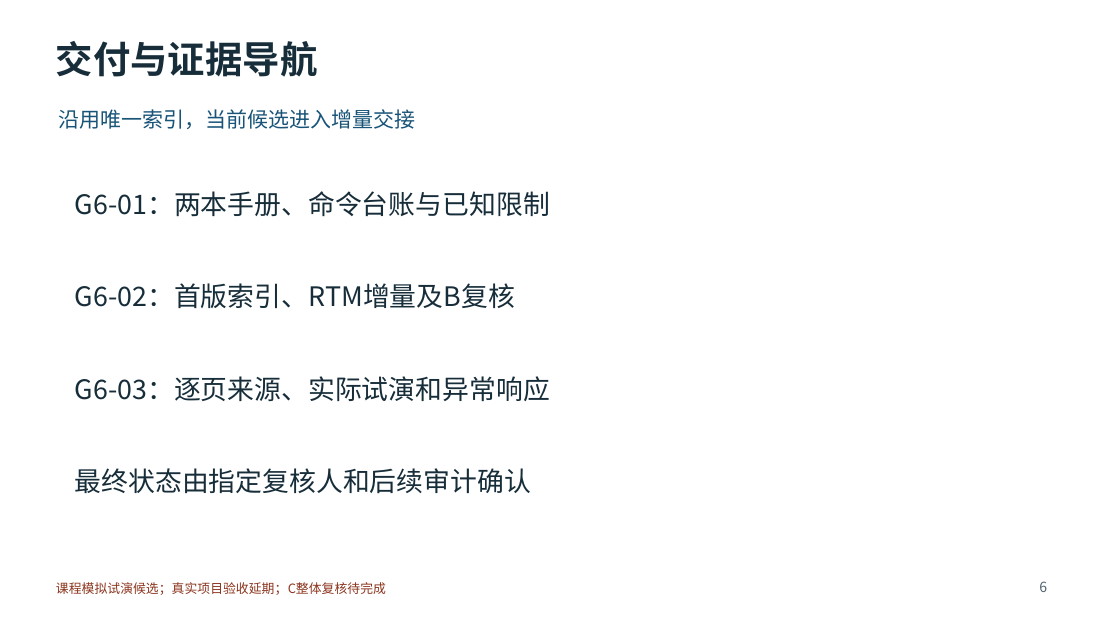
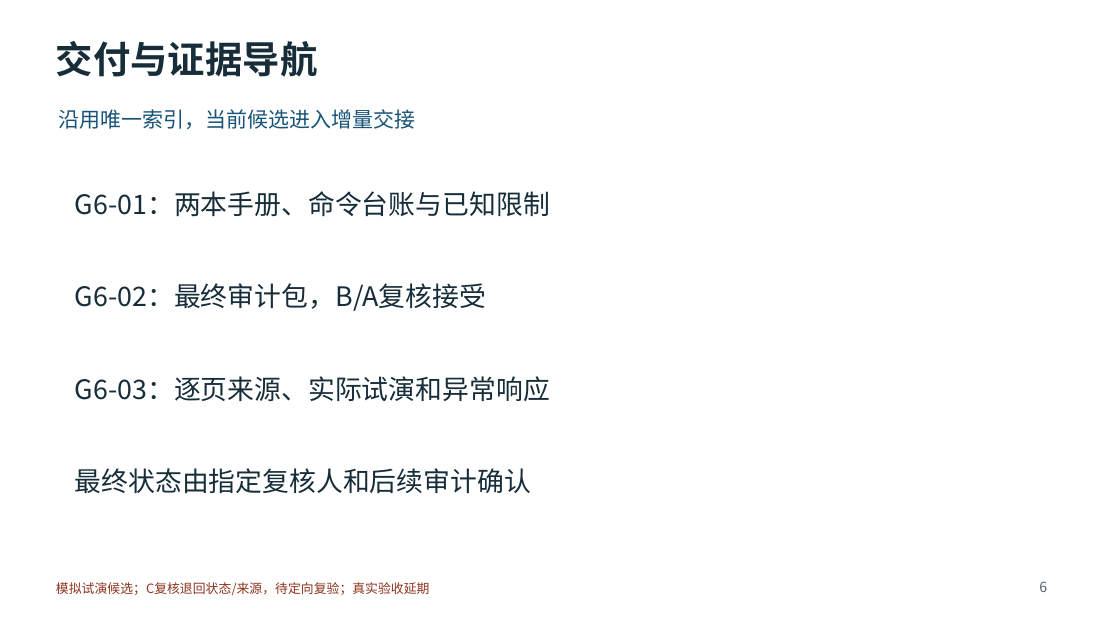
Before and after one commit to Renny1700132/emergency-response-platform, a slide deck: slide 6 of docs/deliverables/G6/G6-03-验收答辩候选.pptx. Drawn at 1120x630 pixels with LibreOffice and Linux fonts; fonts in the diff are those of the drawing. Boxes give left, top, right and bottom in pixels: in the first picture for what was removed or moved away, otherwise in the second. Text is boxed around its words. In the diff, an @@ line names an element or a change of style, - is before the commit and + after.

```diff
--- a/docs/deliverables/G6/G6-03-验收答辩候选.pptx
+++ b/docs/deliverables/G6/G6-03-验收答辩候选.pptx
@@ text at <box>75,283,486,311</box>: text changed @@
-G6-02：首版索引、RTM增量及B复核
+G6-02：最终审计包，B/A复核接受
@@ text at <box>56,582,430,595</box>: text changed @@
-课程模拟试演候选；真实项目验收延期；C整体复核待完成
+模拟试演候选；C复核退回状态/来源，待定向复验；真实验收延期
```
Also in this commit, not shown: 13 other slides changed, 23 other files.
